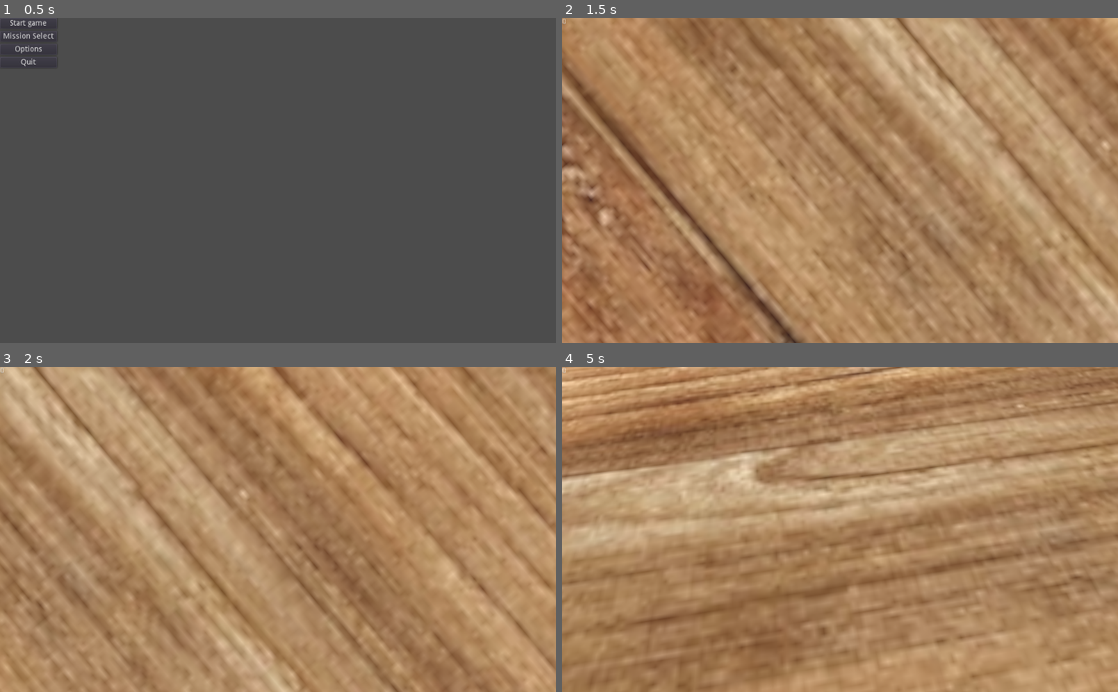
Above: before the commit, frames 1-4 (two rows, left to right).
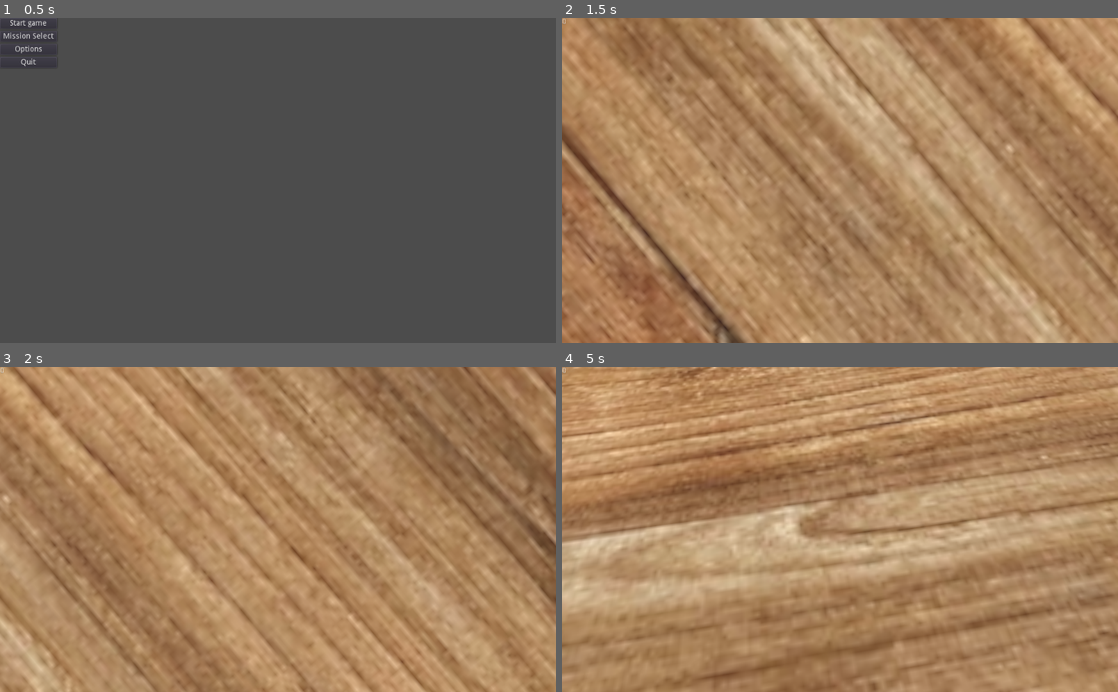
Above: after the commit, the same moments.

Repository: BlakeWiscombe/betrayal
Game: Godot game, scene res://Main menu.tscn
Same seed, same stepped clock (60 frames per second), same inputs: the game is played once before the commit and once after it.
Inputs (mouse positions are in pixels of both pictures, inside the frame that each line leads up to):
- Up to frame 1 (0.5 s): no input
- Up to frame 2 (1.5 s): click "Start game" at 0.5 s; tap Enter at 1.25 s; move the mouse to (962, 164) at 1.27 s; hold D (player_right) from 1.28 s (still down); hold Space (jump) from 1.28 s (still down)
- Up to frame 3 (2 s): keep holding D (player_right); keep holding Space (jump)
- Up to frame 4 (5 s): move the mouse to (728, 545) at 2.02 s; release D (player_right) at 2.03 s; release Space (jump) at 2.03 s; hold S (player_backward) 2.03-2.78 s; tap Space (jump) at 2.1, 2.27, 2.57, 3.6, 3.77, 4.07 s; move the mouse to (895, 458) at 2.77 s; hold D (player_right) 2.78-3.53 s; hold Space (jump) 2.78-3.53 s; move the mouse to (812, 594) at 3.52 s; hold W (player_forward) 3.53-4.28 s; move the mouse to (1006, 578) at 4.27 s; hold A (player_left) from 4.28 s (still down); hold Space (jump) from 4.28 s (still down)

Frame 1 is identical in both runs. In frame 2, 39% of the frame differs, in the area x 0-100%, y 0-100%; in frame 3, 40%; in frame 4, 49%.

Commit message:
changed movement speed

Diff:
--- a/Player.gd
+++ b/Player.gd
@@ -2,9 +2,9 @@
 
 
 # Physics
-var movementSpeed = 15.0 		# How fast the player can move.
-var jumpStrength = 2.0 		# How much force used to make player jump
-var gravity = 10.0			# Gravity's strength.
+var movementSpeed = 25.0 		# How fast the player can move.
+var jumpStrength = 5.0 		# How much force used to make player jump
+var gravity = 9.75			# Gravity's strength.
 
 
 # Called when the node enters the scene tree for the first time.
